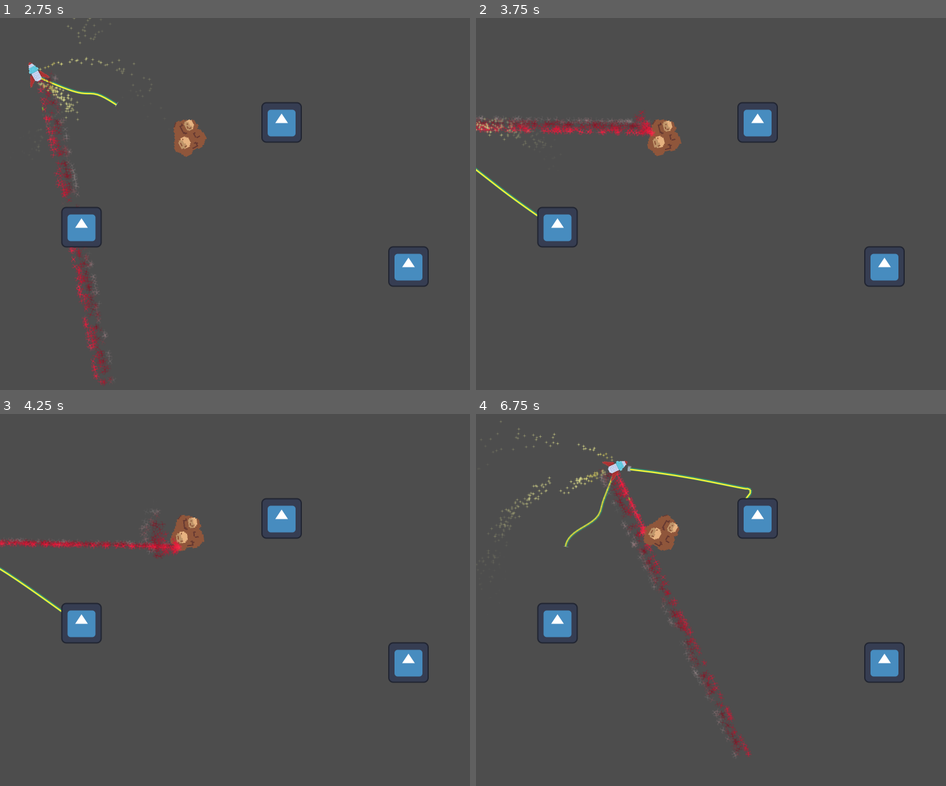
Above: before the commit, frames 1-4 (two rows, left to right).
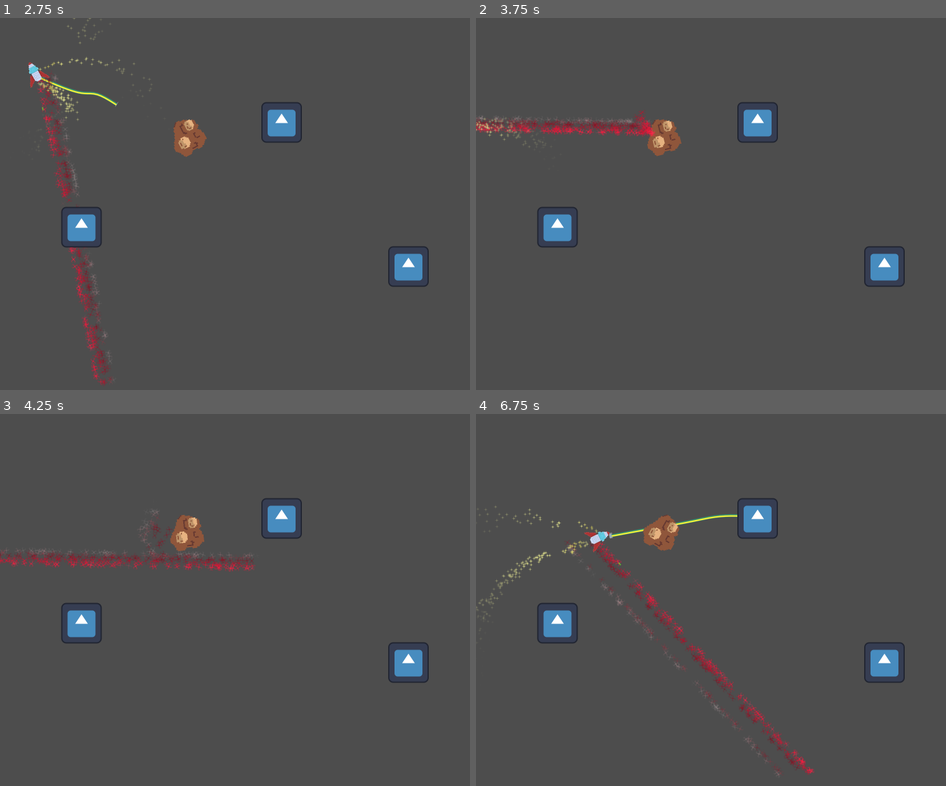
Above: after the commit, the same moments.

Repository: Bromeon/LudumDare54
Game: Godot game, scene res://Playground/ShipTetherPlayground.tscn
Two runs of this game, one before a commit and one after it. Both use one fixed random seed, a clock stepped at 60 frames per second and the inputs below. This scene is started directly instead of the project's main scene. The engine's default icon, where the game draws it, is replaced by a stand-in: a white triangle on a blue panel in a dark square.
Inputs (mouse positions are in pixels of both pictures, inside the frame that each line leads up to):
- Up to frame 1 (2.75 s): tap Enter at 0.5 s; move the mouse to (230, 300) at 0.52 s; press the mouse at (230, 300) at 0.53 s; hold W (Up) 0.53-2.03 s; move the mouse to (404, 282) at 1.27 s; release the mouse at (404, 282) at 1.28 s; tap Space (ShootTether) at 1.35 s; move the mouse to (103, 159) at 2.02 s; press the mouse at (103, 159) at 2.03 s; hold A (Left) from 2.03 s (still down)
- Up to frame 2 (3.75 s): move the mouse to (753, 222) at 2.77 s; release the mouse at (753, 222) at 2.78 s; tap Space (ShootTether) at 2.85 s; click (753, 222) at 2.92 s; move the mouse to (654, 118) at 3.52 s; release A (Left) at 3.53 s; press the mouse at (654, 118) at 3.53 s; hold Ctrl (Brake) from 3.53 s (still down)
- Up to frame 3 (4.25 s): keep holding Ctrl (Brake)
- Up to frame 4 (6.75 s): move the mouse to (842, 596) at 4.27 s; release Ctrl (Brake) at 4.28 s; release the mouse at (842, 596) at 4.28 s; hold D (Right) 4.28-5.03 s; tap Space (ShootTether) at 4.35, 5.85 s; move the mouse to (626, 637) at 5.02 s; press the mouse at (626, 637) at 5.03 s; hold W (Up) 5.03-5.78 s; move the mouse to (781, 529) at 5.77 s; release the mouse at (781, 529) at 5.78 s; hold D (Right) from 5.78 s (still down); move the mouse to (706, 696) at 6.52 s; press the mouse at (706, 696) at 6.53 s

Frame 1 is identical in both runs. In frame 2, 0.1% of the frame differs, in the area x 0-14%, y 40-54%; in frame 3, 1.8%; in frame 4, 3.3%, in the area x 0-73%, y 1-98%.

Commit message:
Shorter tether lifetime

Diff:
--- a/Scenes/PlayerShip/Tether.gd
+++ b/Scenes/PlayerShip/Tether.gd
@@ -19,6 +19,10 @@
 var time_since_detached : float = 0.0
 
 var current_attachment = null
+
+const OLD_TETHER_LIFETIME = 2.0
+const NEW_TETHER_LIFETIME = 2.0
+
 
 var sprite_pool = []
 func _ready():
@@ -145,9 +149,9 @@
 	# Redraw the rope.
 	update_draw()
 
-	if time_since_detached > 3.0:
+	if time_since_detached > OLD_TETHER_LIFETIME:
 		queue_free()
-	if elapsed > 5 and current_attachment == null:
+	if elapsed > NEW_TETHER_LIFETIME and current_attachment == null:
 		queue_free()
 
 func update_draw():
@@ -169,8 +173,8 @@
 
 		if time_since_detached > 0:
 			sprite_pool[i].modulate = Color(1.0, 1.0, 1.0, 1.0 - time_since_detached / 1.0)
-		elif elapsed > 4.5 and current_attachment == null:
-			sprite_pool[i].modulate = Color(1.0, 1.0, 1.0, 1.0 - (elapsed - 4.5) / 0.5)
+		elif elapsed > NEW_TETHER_LIFETIME * 0.8 and current_attachment == null:
+			sprite_pool[i].modulate = Color(1.0, 1.0, 1.0, 1.0 - (elapsed - NEW_TETHER_LIFETIME * 0.8) / 0.5)
 		else:
 			sprite_pool[i].modulate = Color(1.0, 1.0, 1.0, 1.0)
 
